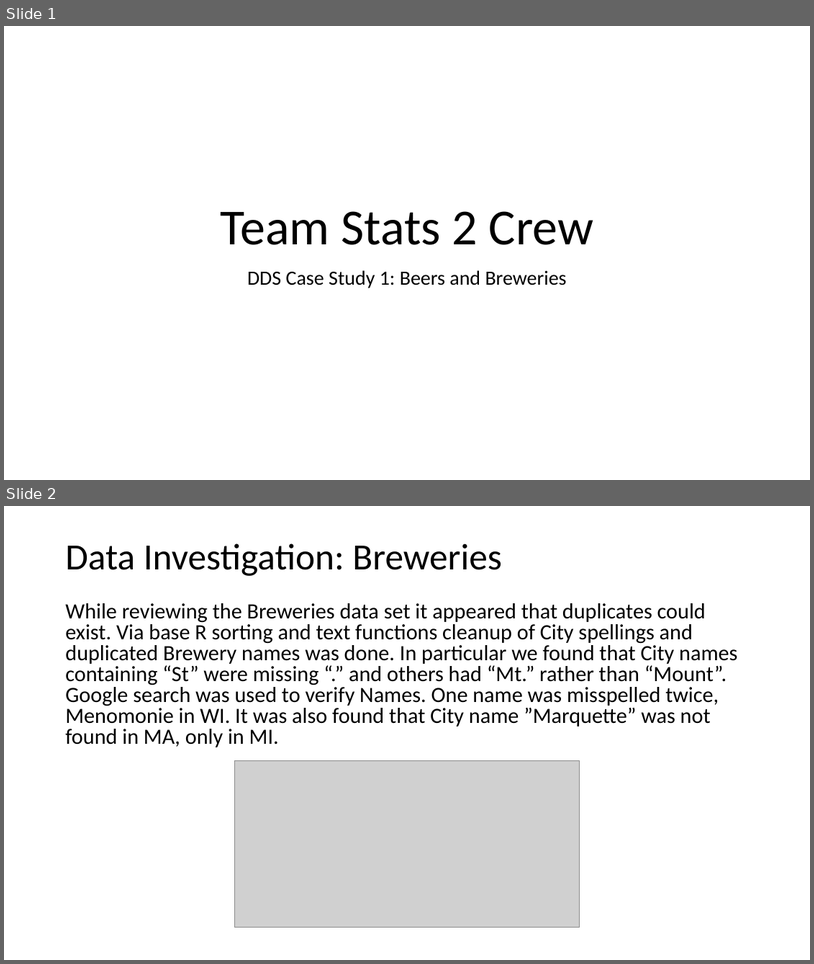
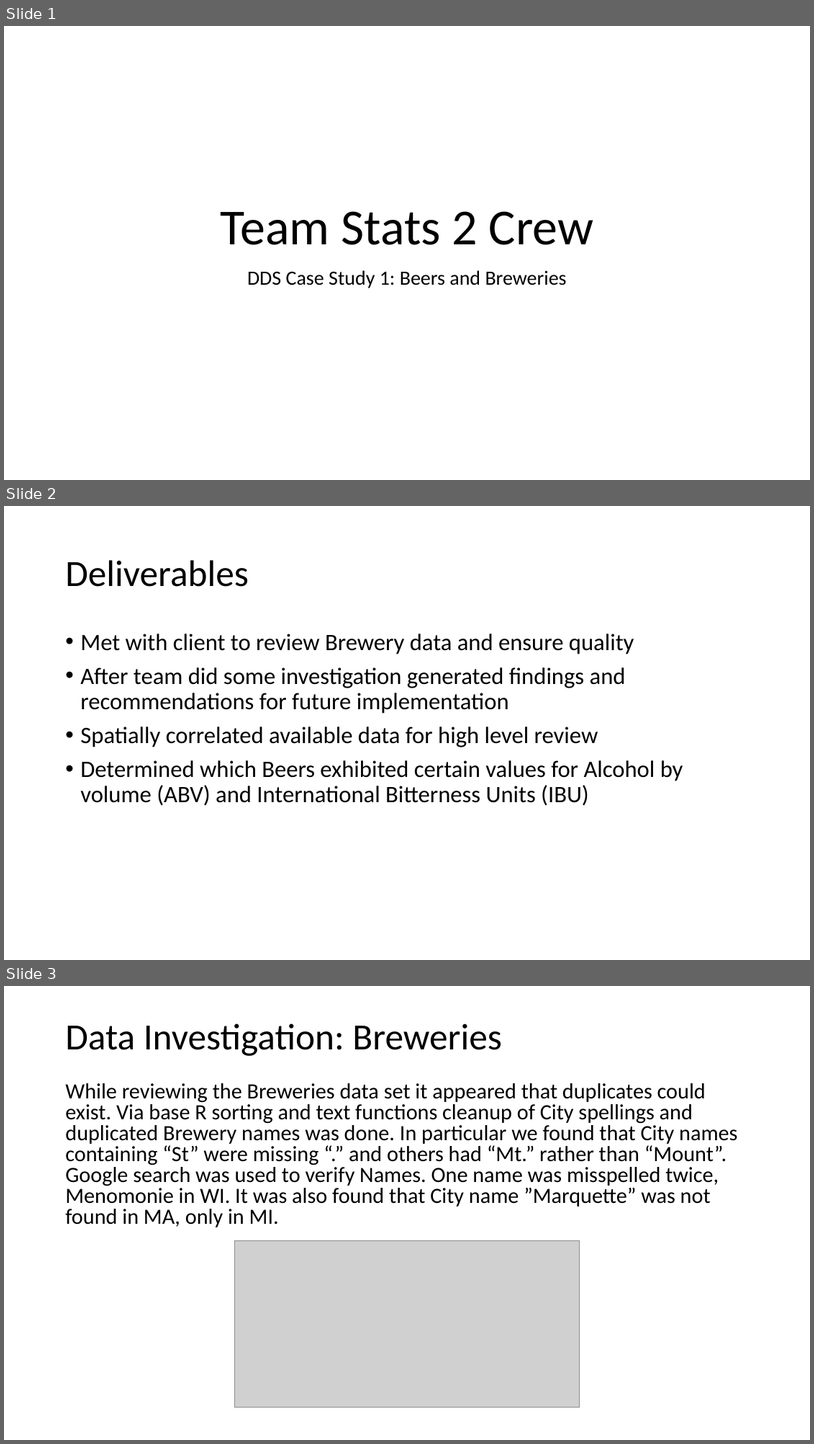
Before and after one commit to MannyTX08/DoingDDS, a slide deck: Case_Study_MER/Slides for Class.pptx. Shown one above the other, each under a label of ours: slides 1 and 2 before the commit, slides 1, 2 and 3 after it. The pictures are 814x964 and 814x1444 pixels, drawn with LibreOffice and Linux fonts; fonts in the diff are those of the drawing; grey boxes stand for pictures. Boxes give left, top, right and bottom in pixels: in the first picture for what was removed or moved away, otherwise in the second. Text is boxed around its words. In the diff, an @@ line names an element or a change of style, - is before the commit and + after.

Commit message:
Updated PPT

```diff
--- a/Case_Study_MER/Slides for Class.pptx
+++ b/Case_Study_MER/Slides for Class.pptx
@@ slide 2 added at box(4, 506, 810, 960), background #FFFFFF @@
@@ title added at box(65, 560, 249, 587), 44 pt, text #000000 @@
+Deliverables
@@ text added at box(80, 633, 684, 806), 28 pt, text #000000 @@
+• Met with client to review Brewery data and ensure quality
+• After team did some investigation generated findings and recommendations for future implementation
+• Spatially correlated available data for high level review
+• Determined which Beers exhibited certain values for Alcohol by volume (ABV) and International Bitterness Units (IBU)
@@ what was slide 2 is now slide 3 @@
```
Also in this commit, not shown: 1 other slide added.
